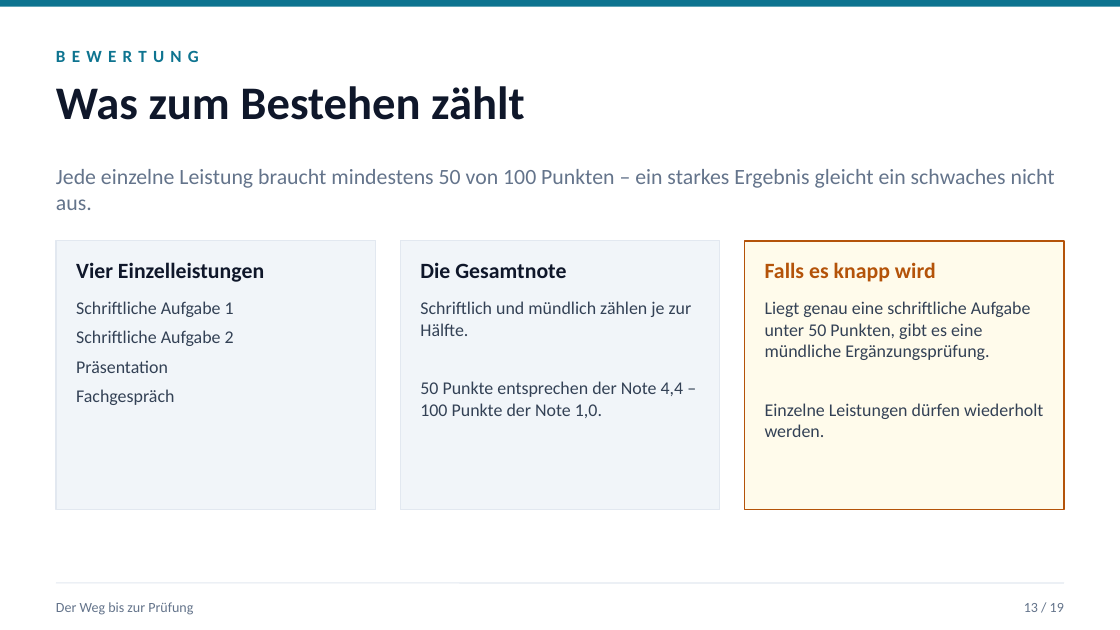
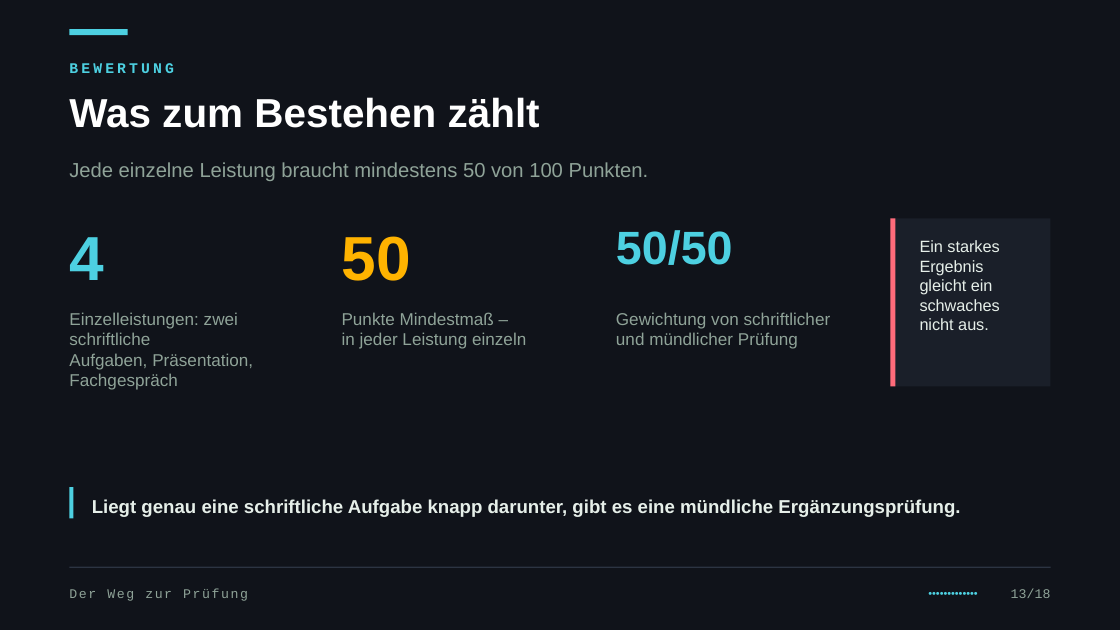
Before and after one commit to JacobMenge/kurs-unterlagen, a slide deck: slide 16 of folien/dist/00-orientierung.pptx. Drawn at 1120x630 pixels with LibreOffice and Linux fonts; fonts in the diff are those of the drawing. Boxes give left, top, right and bottom in pixels: in the first picture for what was removed or moved away, otherwise in the second. Text is boxed around its words. In the diff, an @@ line names an element or a change of style, - is before the commit and + after.

Commit message:
folien: dunkles design im terminal-look, themenfarben, kennzahlen und kapiteltrenner

```diff
--- a/folien/dist/00-orientierung.pptx
+++ b/folien/dist/00-orientierung.pptx
@@ background #FFFFFF to #10131A @@
@@ rectangle removed at bbox=[0, 0, 1120, 7] @@
@@ rectangle added at bbox=[69, 29, 128, 36], fill #4DD0E1 @@
@@ text "BEWERTUNG": place and size @@
-text "BEWERTUNG" at bbox=[56, 50, 199, 62]
+text "BEWERTUNG" at bbox=[69, 63, 174, 73]
@@ text "BEWERTUNG" at bbox=[69, 63, 174, 73]: size 11 to 9.5 pt, font Calibri to Courier New, text colour #0E7490 to #4DD0E1, letter spacing 4 to 2 pt @@
@@ text "Was zum Bestehen zählt": place and size @@
-text "Was zum Bestehen zählt" at bbox=[56, 86, 525, 120]
+text "Was zum Bestehen zählt" at bbox=[69, 97, 540, 128]
@@ text "Was zum Bestehen zählt" at bbox=[69, 97, 540, 128]: size 30 to 26 pt, font Calibri to Arial, text colour #0F172A to #FFFFFF @@
@@ text at bbox=[69, 162, 649, 181]: text changed; size 14 to 13 pt; font Calibri to Arial; text colour #64748B to #8FA398 @@
-Jede einzelne Leistung braucht mindestens 50 von 100 Punkten – ein starkes Ergebnis gleicht ein schwaches nicht aus.
+Jede einzelne Leistung braucht mindestens 50 von 100 Punkten.
@@ text added at bbox=[69, 237, 104, 280], 40 pt, text #4DD0E1, bold @@
+4
@@ text added at bbox=[342, 236, 411, 281], 40 pt, text #FFB300, bold @@
+50
@@ text at bbox=[616, 230, 733, 265]: text changed; size 14 to 30 pt; font Calibri to Arial; text colour #0F172A to #4DD0E1 @@
-Die Gesamtnote
+50/50
@@ rectangle: place and size @@
-rectangle at bbox=[745, 241, 1064, 510]
+rectangle at bbox=[890, 218, 1051, 386]
@@ rectangle at bbox=[890, 218, 1051, 386]: fill #FFFBEB to #1A1F29; outline #B45309 1 pt to none @@
@@ rectangle added at bbox=[890, 218, 895, 386], fill #FF6B7A @@
@@ rectangle removed at bbox=[56, 241, 375, 510] @@
@@ rectangle removed at bbox=[400, 241, 719, 510] @@
@@ text removed at bbox=[765, 262, 936, 282] @@
-Falls es knapp wird
@@ text added at bbox=[920, 240, 1000, 330], 10.5 pt, text #E6EFE9 @@
+Ein starkes Ergebnis gleicht ein schwaches nicht aus.
@@ text at bbox=[69, 312, 253, 390]: text changed; size 14 to 11 pt; font Calibri to Arial; text colour #0F172A to #8FA398; bold off @@
-Vier Einzelleistungen
+Einzelleistungen: zwei schriftliche
+Aufgaben, Präsentation, Fachgespräch
@@ text removed at bbox=[76, 301, 234, 405] @@
-Schriftliche Aufgabe 1
-Schriftliche Aufgabe 2
-Präsentation
-Fachgespräch
@@ text added at bbox=[342, 312, 526, 349], 11 pt, text #8FA398 @@
+Punkte Mindestmaß –
+in jeder Leistung einzeln
@@ text at bbox=[616, 312, 831, 349]: text changed; size 11.5 to 11 pt; font Calibri to Arial; text colour #334155 to #8FA398 @@
-Schriftlich und mündlich zählen je zur Hälfte.
-50 Punkte entsprechen der Note 4,4 – 100 Punkte der Note 1,0.
+Gewichtung von schriftlicher
+und mündlicher Prüfung
@@ rectangle added at bbox=[69, 487, 74, 519], fill #4DD0E1 @@
@@ text at bbox=[92, 499, 960, 517]: text changed; size 11.5 to 12 pt; font Calibri to Arial; text colour #334155 to #E6EFE9; bold on @@
-Liegt genau eine schriftliche Aufgabe unter 50 Punkten, gibt es eine mündliche Ergänzungsprüfung.
-Einzelne Leistungen dürfen wiederholt werden.
+Liegt genau eine schriftliche Aufgabe knapp darunter, gibt es eine mündliche Ergänzungsprüfung.
@@ text "Liegt genau eine schriftliche Aufgabe ..." at bbox=[92, 499, 960, 517]: vertical alignment top to middle @@
@@ line moved from (56, 584) - (1064, 584) to (69, 568) - (1051, 568) @@
@@ line (69, 568) - (1051, 568): stroke #E2E8F0 0.75 pt to #2C3442 0.75 pt @@
@@ text at bbox=[69, 588, 248, 601]: text changed; size 9 to 8.5 pt; font Calibri to Courier New; text colour #64748B to #8FA398 @@
-Der Weg bis zur Prüfung
+Der Weg zur Prüfung
@@ text added at bbox=[698, 579, 978, 608], 7 pt, text #4DD0E1 @@
+•••••••••••••
@@ text at bbox=[1011, 588, 1051, 598]: text changed; size 9 to 8.5 pt; font Calibri to Courier New; text colour #64748B to #8FA398 @@
-13 / 19
+13/18
```
Also in this commit, not shown: 22 other slides changed, 11 other files.
